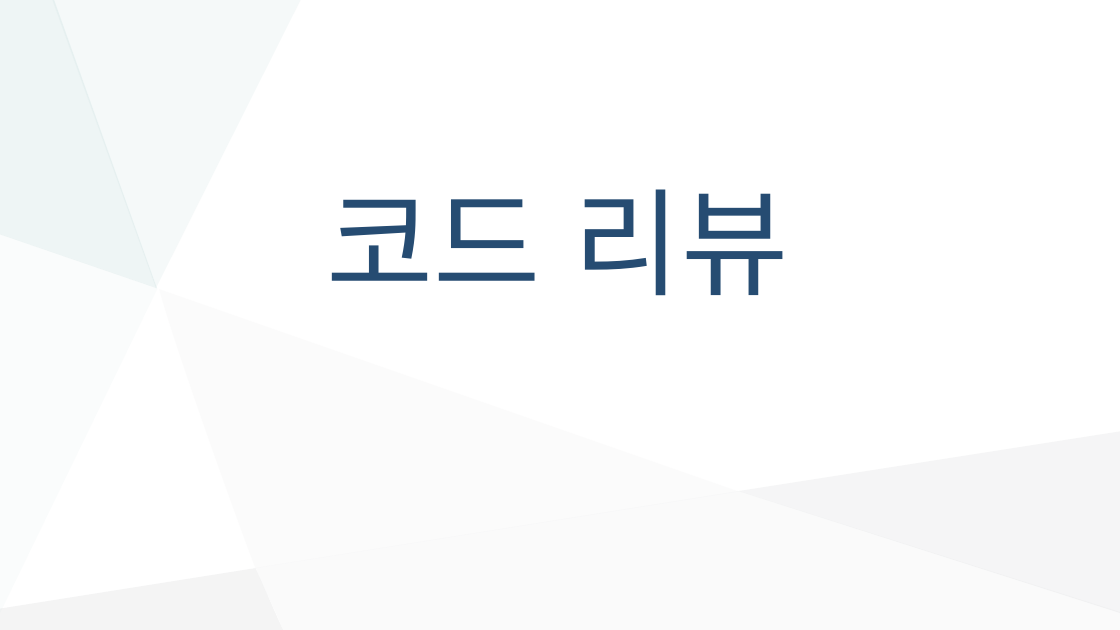
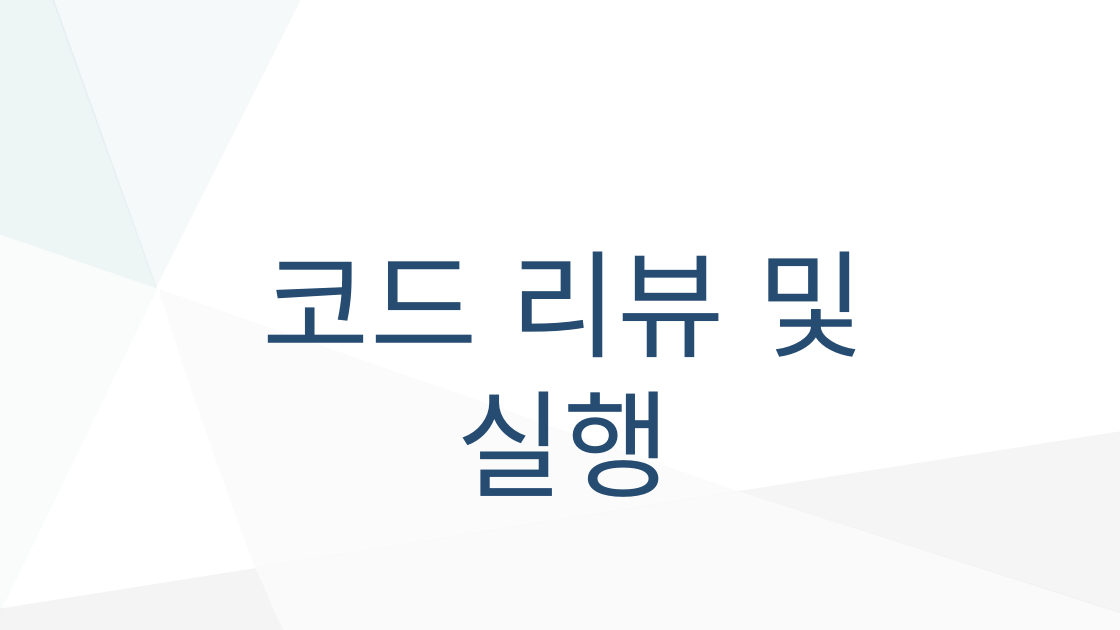
Before and after one commit to rlagusgh0223/Likelion, a slide deck: slide 8 of python/minesweeper/지뢰찾기 게임.pptx. Drawn at 1120x630 pixels with LibreOffice and Linux fonts; fonts in the diff are those of the drawing. Boxes give left, top, right and bottom in pixels: in the first picture for what was removed or moved away, otherwise in the second. Text is boxed around its words. In the diff, an @@ line names an element or a change of style, - is before the commit and + after.

```diff
--- a/python/minesweeper/지뢰찾기 게임.pptx
+++ b/python/minesweeper/지뢰찾기 게임.pptx
@@ text at (263, 251, 864, 497): text changed @@
-코드 리뷰
+코드 리뷰 및 실행
```
Also in this commit, not shown: 1 other slide changed, 1 other file.
